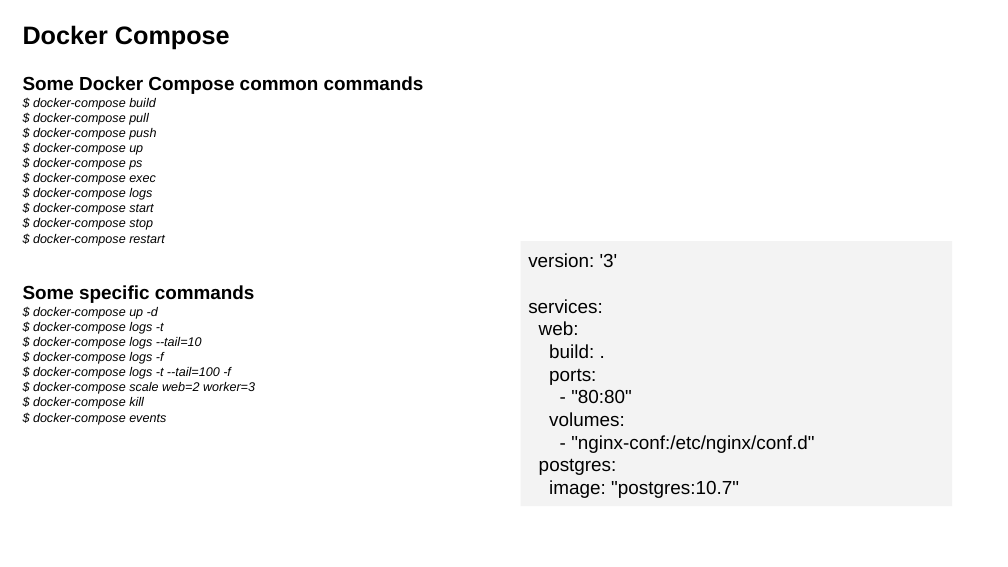
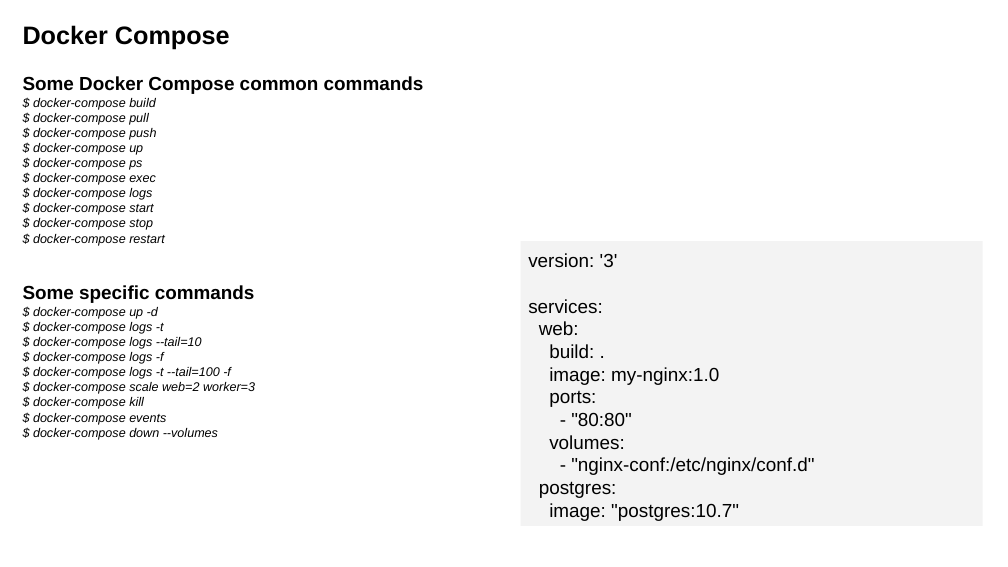
Before and after one commit to luisnabais-courses/course_docker, a slide deck: slide 28 of slides/02_intermediate_course_slides.pptx. Drawn at 1008x567 pixels with LibreOffice and Linux fonts; fonts in the diff are those of the drawing; background and template pictures are left out. Boxes give left, top, right and bottom in pixels: in the first picture for what was removed or moved away, otherwise in the second. Text is boxed around its words. In the diff, an @@ line names an element or a change of style, - is before the commit and + after.

```diff
--- a/slides/02_intermediate_course_slides.pptx
+++ b/slides/02_intermediate_course_slides.pptx
@@ rectangle "version: '3'": place and size @@
-rectangle "version: '3'" at [521,241,953,506]
+rectangle "version: '3'" at [521,241,983,526]
@@ text in rectangle at [549,367,719,385]: paragraph added @@
+image: my-nginx:1.0
@@ text at [33,428,218,440]: paragraph added @@
+$ docker-compose down --volumes
```
Also in this commit, not shown: 1 other slide changed, 1 slide added, 1 other file.
